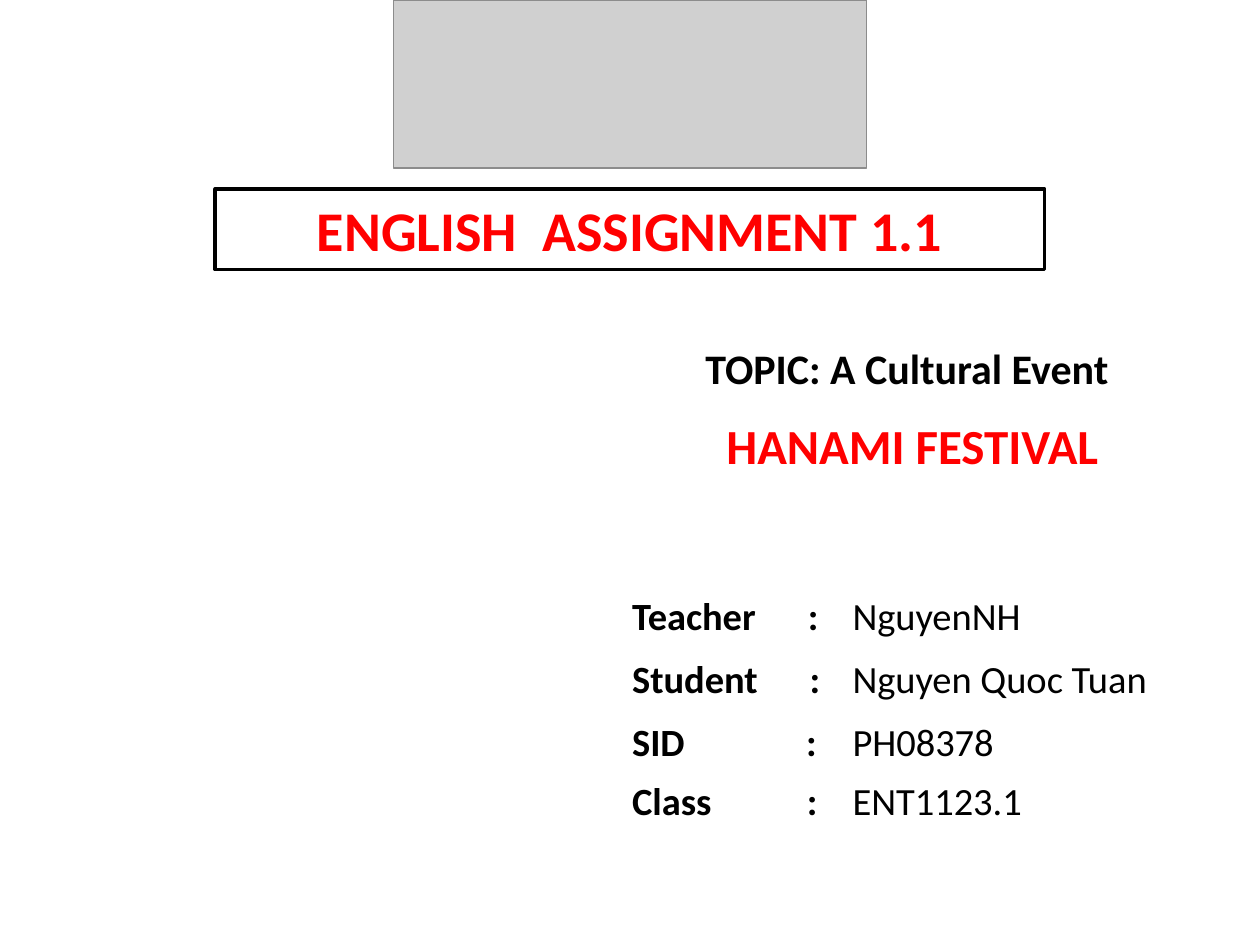
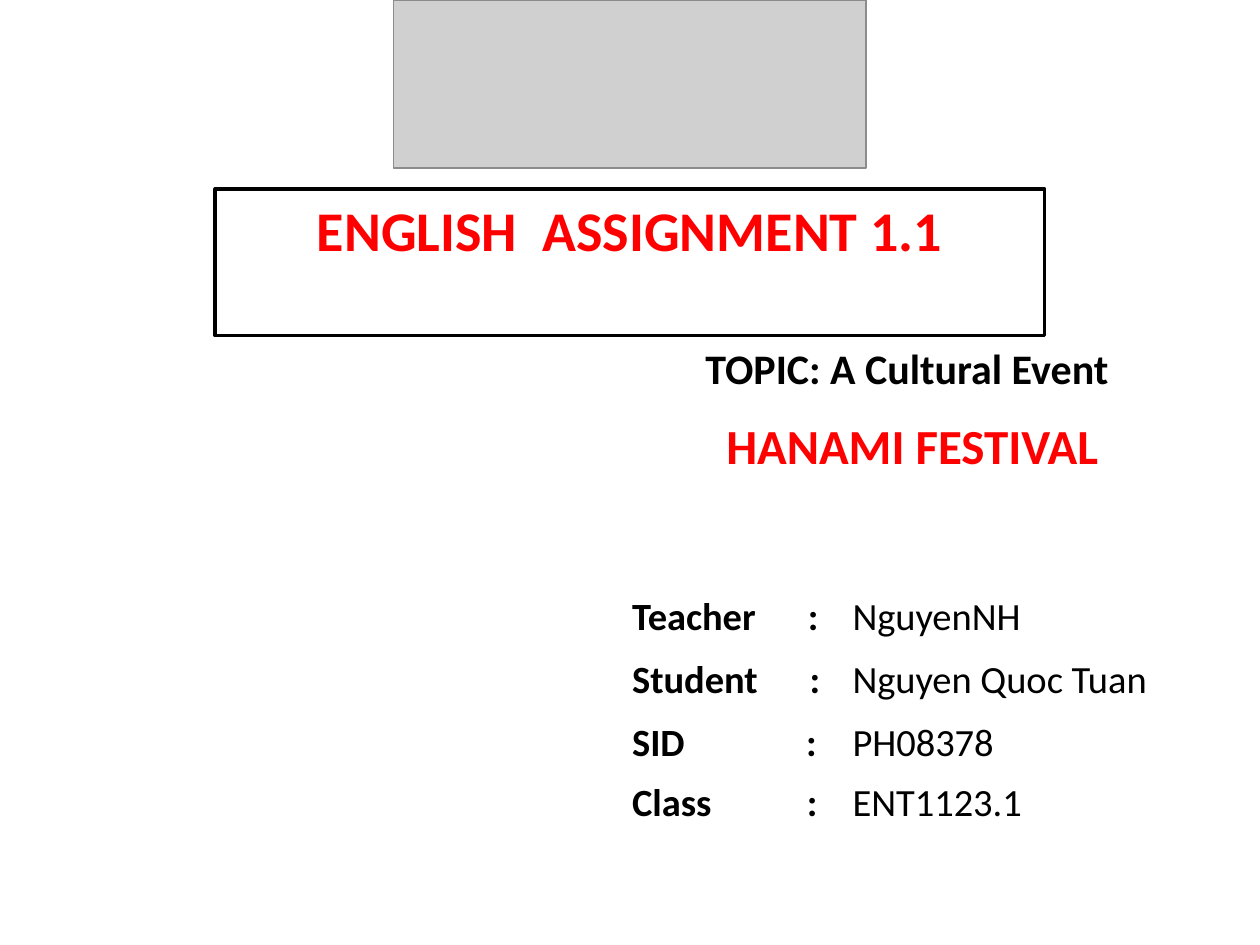
Before and after one commit to tuan2909/tailieu, a slide deck: slide 1 of tieng anh/HANAMISLIDE.pptx. Drawn at 1260x945 pixels with LibreOffice and Linux fonts; fonts in the diff are those of the drawing; grey boxes stand for pictures; background and template pictures are left out. Boxes give left, top, right and bottom in pixels: in the first picture for what was removed or moved away, otherwise in the second. Text is boxed around its words. In the diff, an @@ line names an element or a change of style, - is before the commit and + after.

```diff
--- a/tieng anh/HANAMISLIDE.pptx
+++ b/tieng anh/HANAMISLIDE.pptx
@@ rectangle "ENGLISH ASSIGNMENT 1.1": place and size @@
-rectangle "ENGLISH ASSIGNMENT 1.1" at (215,189,1045,270)
+rectangle "ENGLISH ASSIGNMENT 1.1" at (215,189,1045,335)
```
Also in this commit, not shown: 7 other slides changed, 1 slide added.
